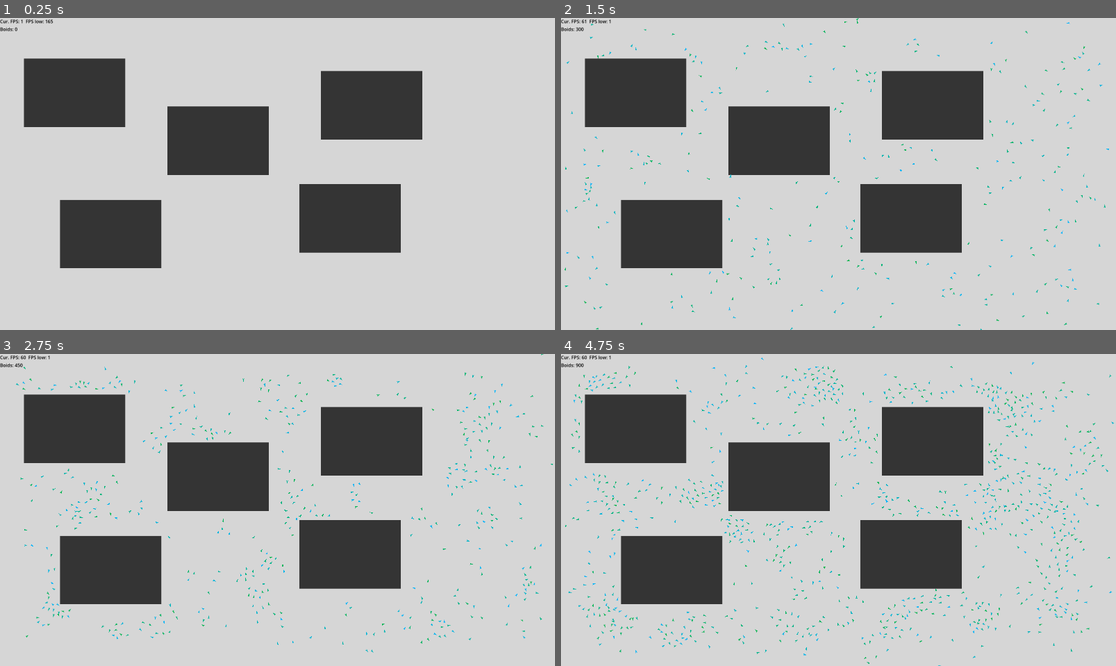
Above: before the commit, frames 1-4 (two rows, left to right).
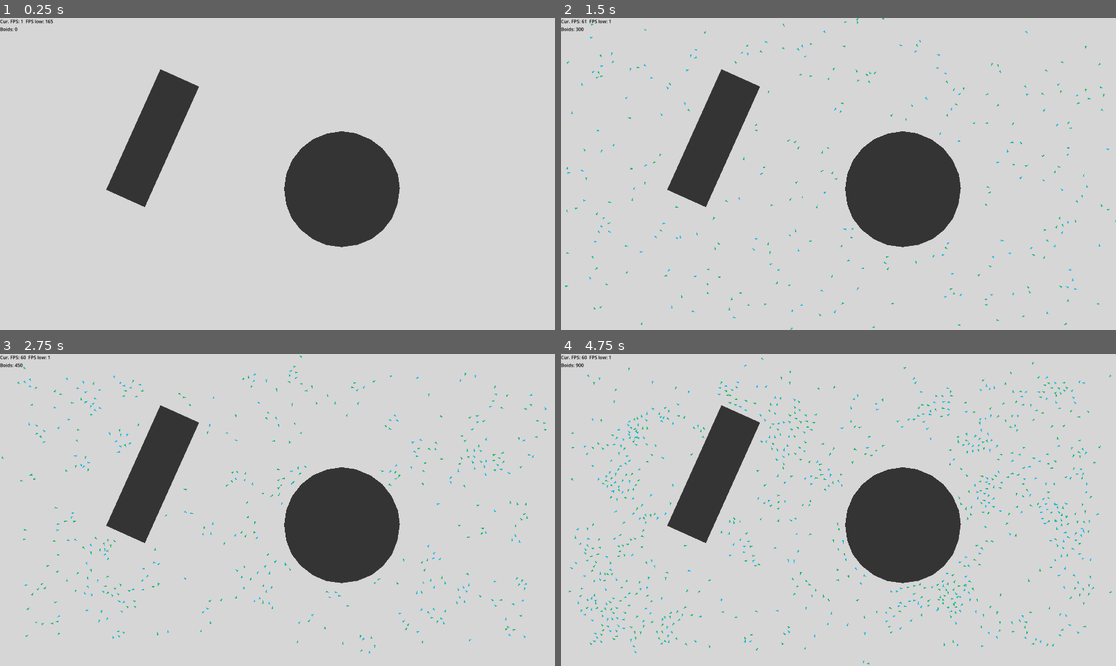
Above: after the commit, the same moments.

Repository: flamepineapple9/Boids
Game: Godot game, scene res://Scenes/Main.tscn
Same seed, same stepped clock (60 frames per second), same inputs: the game is played once before the commit and once after it.
Inputs (mouse positions are in pixels of both pictures, inside the frame that each line leads up to):
- Up to frame 1 (0.25 s): no input
- Up to frame 2 (1.5 s): tap Enter at 0.5 s; move the mouse to (960, 158) at 0.52 s; tap Space (start) at 0.6, 1.35 s; move the mouse to (727, 189) at 1.27 s
- Up to frame 3 (2.75 s): move the mouse to (333, 441) at 2.02 s; tap Space (start) at 2.1 s
- Up to frame 4 (4.75 s): move the mouse to (810, 572) at 2.77 s; tap Space (start) at 2.85, 3.6, 4.35 s; move the mouse to (1005, 556) at 3.52 s; move the mouse to (672, 463) at 4.27 s

The runs differ from the first frame. In frame 1, 22% of the frame differs, in the area x 4-77%, y 12-81%; in frame 2, 23%; in frame 3, 24%; in frame 4, 25%, in the area x 0-100%, y 1-100%.

Commit message:
update

Diff:
--- a/Scenes/Boid.tscn
+++ b/Scenes/Boid.tscn
@@ -8,7 +8,7 @@
 [node name="Boid" type="Area2D"]
 scale = Vector2(0.4, 0.4)
 collision_layer = 129
-collision_mask = 2
+collision_mask = 10
 script = ExtResource("1_8jj53")
 
 [node name="Sprite" type="Polygon2D" parent="."]
@@ -21,7 +21,6 @@
 shape = SubResource("RectangleShape2D_otun3")
 
 [node name="Vision" type="Area2D" parent="."]
-visible = false
 rotation = 1.57079
 collision_layer = 2
 
@@ -32,25 +31,25 @@
 [node name="Rays" type="Node2D" parent="."]
 
 [node name="RayCast" type="RayCast2D" parent="Rays"]
-target_position = Vector2(20, -80)
+target_position = Vector2(20, -50)
 collision_mask = 8
 collide_with_areas = true
 collide_with_bodies = false
 
 [node name="RayCast2" type="RayCast2D" parent="Rays"]
-target_position = Vector2(160, -20)
+target_position = Vector2(180, -20)
 collision_mask = 8
 collide_with_areas = true
 collide_with_bodies = false
 
 [node name="RayCast3" type="RayCast2D" parent="Rays"]
-target_position = Vector2(142.5, 20)
+target_position = Vector2(180, 20)
 collision_mask = 8
 collide_with_areas = true
 collide_with_bodies = false
 
 [node name="RayCast4" type="RayCast2D" parent="Rays"]
-target_position = Vector2(20, 80)
+target_position = Vector2(20, 50)
 collision_mask = 8
 collide_with_areas = true
 collide_with_bodies = false
--- a/Scenes/Main.tscn
+++ b/Scenes/Main.tscn
@@ -1,10 +1,13 @@
-[gd_scene load_steps=4 format=3 uid="uid://co6p8x760jht8"]
+[gd_scene load_steps=5 format=3 uid="uid://co6p8x760jht8"]
 
 [ext_resource type="PackedScene" uid="uid://sctgbhlvut3f" path="res://Scenes/UI.tscn" id="1_h8k0h"]
 [ext_resource type="Script" path="res://scripts/FlockSpawner.gd" id="2_3dd4g"]
 
 [sub_resource type="RectangleShape2D" id="RectangleShape2D_23jxf"]
 size = Vector2(160, 160)
+
+[sub_resource type="CircleShape2D" id="CircleShape2D_8lv6a"]
+radius = 200.0
 
 [node name="Main" type="Node2D"]
 
@@ -16,8 +19,9 @@
 [node name="Obstacles" type="Node2D" parent="flockSpawner"]
 
 [node name="Square" type="Area2D" parent="flockSpawner/Obstacles"]
-position = Vector2(754, 425)
-scale = Vector2(2.19629, 1.4795)
+position = Vector2(528, 416)
+rotation = 0.4227
+scale = Vector2(0.916288, 2.85977)
 collision_layer = 8
 collision_mask = 128
 
@@ -29,64 +33,17 @@
 color = Color(0.203922, 0.203922, 0.203922, 1)
 polygon = PackedVector2Array(-80, -80, 80, -80, 80, 80, -80, 80)
 
-[node name="Square2" type="Area2D" parent="flockSpawner/Obstacles"]
-position = Vector2(383, 748)
-scale = Vector2(2.19629, 1.4795)
+[node name="Circle" type="Area2D" parent="flockSpawner/Obstacles"]
+position = Vector2(1183, 593)
 collision_layer = 8
 collision_mask = 128
 
-[node name="CollisionShape2D" type="CollisionShape2D" parent="flockSpawner/Obstacles/Square2"]
-scale = Vector2(1, 1)
-shape = SubResource("RectangleShape2D_23jxf")
+[node name="CollisionShape2D" type="CollisionShape2D" parent="flockSpawner/Obstacles/Circle"]
+shape = SubResource("CircleShape2D_8lv6a")
 
-[node name="Polygon2D" type="Polygon2D" parent="flockSpawner/Obstacles/Square2"]
+[node name="CollisionPolygon2D" type="Polygon2D" parent="flockSpawner/Obstacles/Circle"]
 color = Color(0.203922, 0.203922, 0.203922, 1)
-polygon = PackedVector2Array(-80, -80, 80, -80, 80, 80, -80, 80)
-
-[node name="Square3" type="Area2D" parent="flockSpawner/Obstacles"]
-position = Vector2(258, 259)
-scale = Vector2(2.19629, 1.4795)
-collision_layer = 8
-collision_mask = 128
-
-[node name="CollisionShape2D" type="CollisionShape2D" parent="flockSpawner/Obstacles/Square3"]
-scale = Vector2(1, 1)
-shape = SubResource("RectangleShape2D_23jxf")
-
-[node name="Polygon2D" type="Polygon2D" parent="flockSpawner/Obstacles/Square3"]
-color = Color(0.203922, 0.203922, 0.203922, 1)
-polygon = PackedVector2Array(-80, -80, 80, -80, 80, 80, -80, 80)
-
-[node name="Square4" type="Area2D" parent="flockSpawner/Obstacles"]
-position = Vector2(1286, 302)
-scale = Vector2(2.19629, 1.4795)
-collision_layer = 8
-collision_mask = 128
-
-[node name="CollisionShape2D" type="CollisionShape2D" parent="flockSpawner/Obstacles/Square4"]
-scale = Vector2(1, 1)
-shape = SubResource("RectangleShape2D_23jxf")
-
-[node name="Polygon2D" type="Polygon2D" parent="flockSpawner/Obstacles/Square4"]
-color = Color(0.203922, 0.203922, 0.203922, 1)
-polygon = PackedVector2Array(-80, -80, 80, -80, 80, 80, -80, 80)
-
-[node name="Square5" type="Area2D" parent="flockSpawner/Obstacles"]
-position = Vector2(1211, 694)
-scale = Vector2(2.19629, 1.4795)
-collision_layer = 8
-collision_mask = 128
-
-[node name="CollisionShape2D" type="CollisionShape2D" parent="flockSpawner/Obstacles/Square5"]
-scale = Vector2(1, 1)
-shape = SubResource("RectangleShape2D_23jxf")
-
-[node name="Polygon2D" type="Polygon2D" parent="flockSpawner/Obstacles/Square5"]
-color = Color(0.203922, 0.203922, 0.203922, 1)
-polygon = PackedVector2Array(-80, -80, 80, -80, 80, 80, -80, 80)
+polygon = PackedVector2Array(-1, -201, 48, -194, 100, -172, 140, -142, 172, -101, 194, -50, 200, -3, 192, 52, 173, 101, 142, 141, 103, 172, 54, 192, -1, 200, -54, 193, -100, 173, -143, 140, -174, 100, -193, 52, -200, -1, -193, -52, -173, -100, -141, -142, -99, -174, -52, -193)
 
 [connection signal="area_entered" from="flockSpawner/Obstacles/Square" to="flockSpawner" method="_on_square_area_entered"]
-[connection signal="area_entered" from="flockSpawner/Obstacles/Square2" to="flockSpawner" method="_on_square_area_entered"]
-[connection signal="area_entered" from="flockSpawner/Obstacles/Square3" to="flockSpawner" method="_on_square_area_entered"]
-[connection signal="area_entered" from="flockSpawner/Obstacles/Square4" to="flockSpawner" method="_on_square_area_entered"]
-[connection signal="area_entered" from="flockSpawner/Obstacles/Square5" to="flockSpawner" method="_on_square_area_entered"]
+[connection signal="area_entered" from="flockSpawner/Obstacles/Circle" to="flockSpawner" method="_on_circle_area_entered"]
--- a/scripts/Boid.gd
+++ b/scripts/Boid.gd
@@ -95,11 +95,11 @@
 
 	if $Rays/RayCast.is_colliding():
 		c += ($Rays/RayCast.position - $Rays/RayCast.target_position).rotated(rotation)
-	if $Rays/RayCast2.is_colliding():
+	elif $Rays/RayCast2.is_colliding():
 		c += ($Rays/RayCast2.position - $Rays/RayCast2.target_position).rotated(rotation)
-	if $Rays/RayCast3.is_colliding():
+	elif $Rays/RayCast3.is_colliding():
 		c += ($Rays/RayCast3.position - $Rays/RayCast3.target_position).rotated(rotation)
-	if $Rays/RayCast4.is_colliding():
+	elif $Rays/RayCast4.is_colliding():
 		c += ($Rays/RayCast4.position - $Rays/RayCast4.target_position).rotated(rotation)
 
-	return c/400
+	return c/200
--- a/scripts/FlockSpawner.gd
+++ b/scripts/FlockSpawner.gd
@@ -33,3 +33,12 @@
 	boidInstance.rotation_degrees = randf_range(-360,360)
 	get_parent().add_child(boidInstance)
 	area.queue_free()
+
+
+func _on_circle_area_entered(area):
+	var boidInstance = boidLoad.instantiate()
+	boidInstance.position.x = randi_range(0,get_viewport_rect().size.x)
+	boidInstance.position.y = randi_range(0,get_viewport_rect().size.y)
+	boidInstance.rotation_degrees = randf_range(-360,360)
+	get_parent().add_child(boidInstance)
+	area.queue_free()
